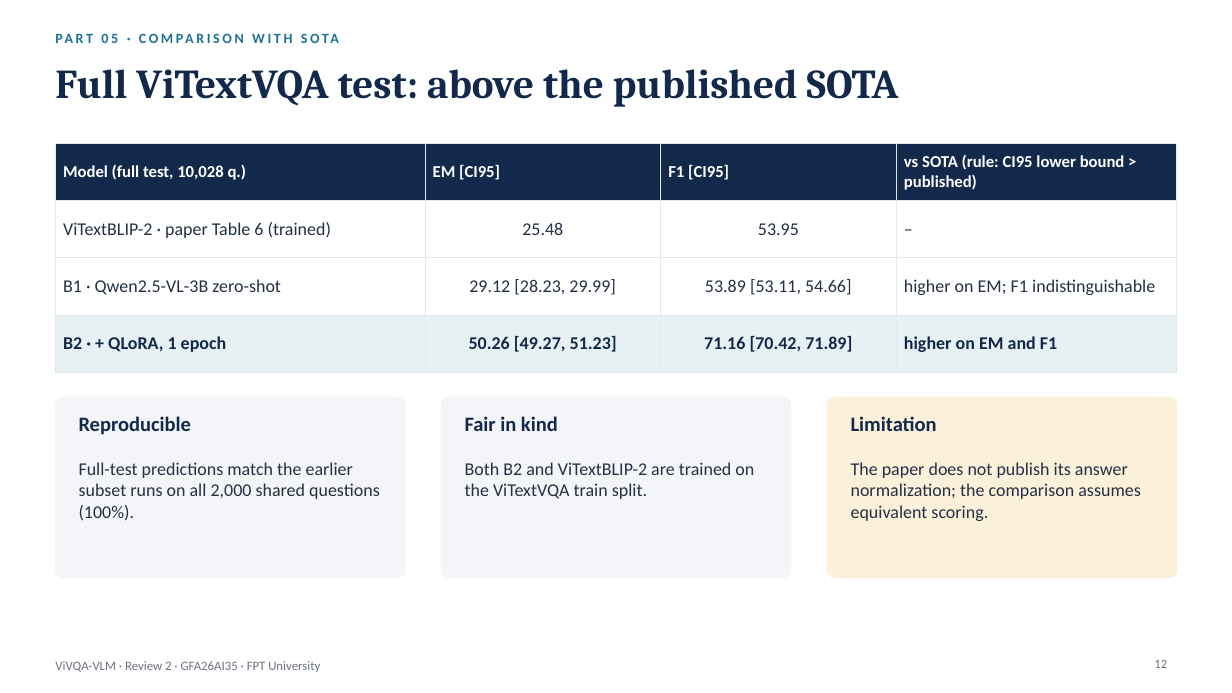
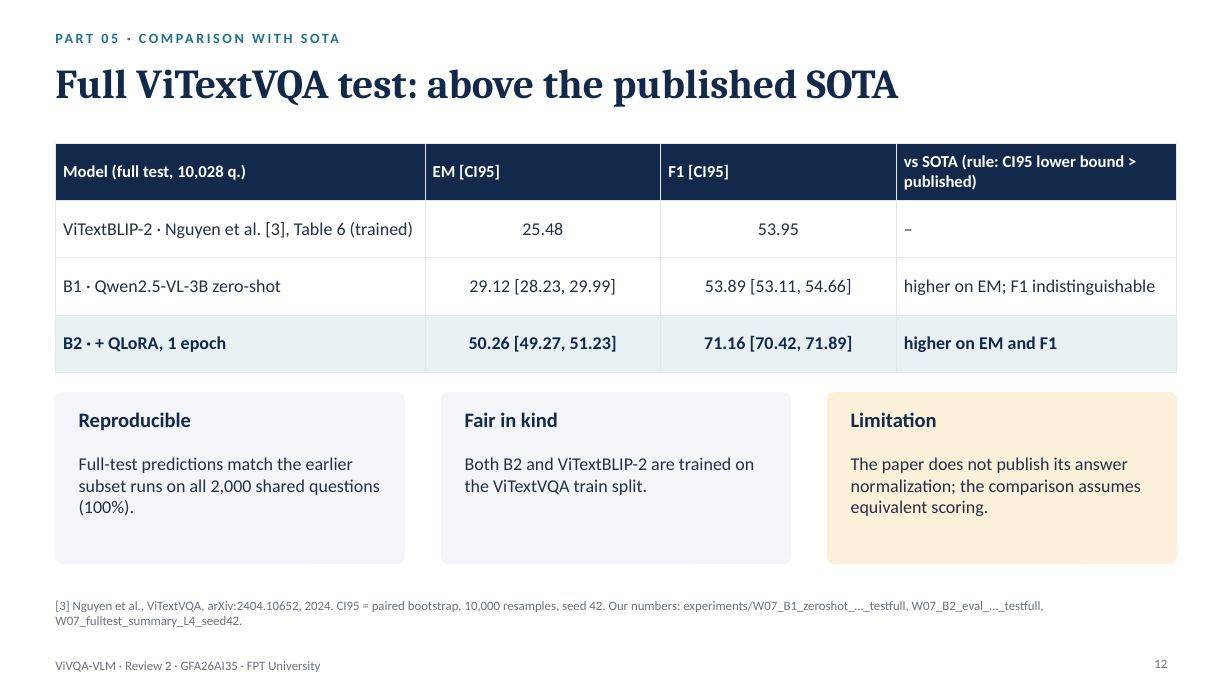
Before and after one commit to PLHGNAOH/ViVQA-VLM, a slide deck: slide 12 of docs/W07/ViVQA-VLM_Review2_EN.pptx. Drawn at 1232x693 pixels with LibreOffice and Linux fonts; fonts in the diff are those of the drawing. Boxes give left, top, right and bottom in pixels: in the first picture for what was removed or moved away, otherwise in the second. Text is boxed around its words. In the diff, an @@ line names an element or a change of style, - is before the commit and + after.

```diff
--- a/docs/W07/ViVQA-VLM_Review2_EN.pptx
+++ b/docs/W07/ViVQA-VLM_Review2_EN.pptx
@@ table at bbox=[55, 143, 1177, 356] @@
-row 2, column 1: ViTextBLIP-2 · paper Table 6 (trained)
+row 2, column 1: ViTextBLIP-2 · Nguyen et al. [3], Table 6 (trained)
@@ rounded rectangle: place and size @@
-rounded rectangle at bbox=[55, 397, 405, 578]
+rounded rectangle at bbox=[55, 393, 405, 564]
@@ rounded rectangle: place and size @@
-rounded rectangle at bbox=[442, 397, 791, 578]
+rounded rectangle at bbox=[442, 393, 791, 564]
@@ proportions changed in 3 elements at bbox=[55, 393, 405, 564], bbox=[442, 393, 791, 564], bbox=[828, 393, 1177, 564] @@
@@ rounded rectangle: place and size @@
-rounded rectangle at bbox=[828, 397, 1177, 578]
+rounded rectangle at bbox=[828, 393, 1177, 564]
@@ 3 texts: place and size @@
-3 texts at bbox=[79, 416, 937, 435]
+3 texts at bbox=[79, 412, 937, 431]
@@ text "Full-test predictions match the earlier ...": place and size @@
-text "Full-test predictions match the earlier ..." at bbox=[79, 462, 380, 521]
+text "Full-test predictions match the earlier ..." at bbox=[79, 457, 380, 516]
@@ text "Both B2 and ViTextBLIP-2 are ...": place and size @@
-text "Both B2 and ViTextBLIP-2 are ..." at bbox=[465, 462, 754, 499]
+text "Both B2 and ViTextBLIP-2 are ..." at bbox=[465, 457, 754, 495]
@@ text "The paper does not publish ...": place and size @@
-text "The paper does not publish ..." at bbox=[851, 462, 1141, 521]
+text "The paper does not publish ..." at bbox=[851, 457, 1141, 516]
@@ text added at bbox=[55, 600, 1044, 627], 10 pt, text #6B7280 @@
+[3] Nguyen et al., ViTextVQA, arXiv:2404.10652, 2024. CI95 = paired bootstrap, 10,000 resamples, seed 42. Our numbers: experiments/W07_B1_zeroshot_…_testfull, W07_B2_eval_…_testfull, W07_fulltest_summary_L4_seed42.
```
Also in this commit, not shown: 11 other slides changed, 1 slide added, 3 other files.
